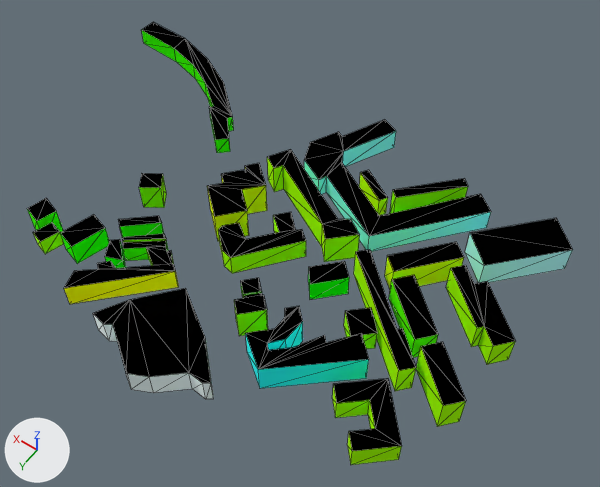
The glTF model web/public/assets/cities/london/tiles/14_-7.far.glb: old version first, new version second.
Camera for both pictures: a camera (50 mm lens) standing at (3529.0, -1406.0, 364.0) and looking at (3695.0, -1637.0, 1.0). Arrows for +X, +Y and +Z are at lower left; the lights stay in place. The older version comes first. Mesh edges are drawn as thin lines. Where no turn or scale is listed for an object, it has been applied to the vertices. Vertices at exactly the same position are counted once.

Script lines for the objects in view, before the commit:
```python
me_14__7_far = bpy.data.meshes.new('14_-7_far')
me_14__7_far.from_pydata(...)  # 388 vertices, 532 faces; spans x -161.0..161.0, y -112.0..112.0, z -11.0..11.0
# faces by material slot: [396, 136]
me_14__7_far.materials.append(mat_facade)
me_14__7_far.materials.append(mat_roof)
ob_14__7_far = bpy.data.objects.new('14_-7_far', me_14__7_far)
ob_14__7_far.location = (3729.0, -1630.6, 3.4)
```
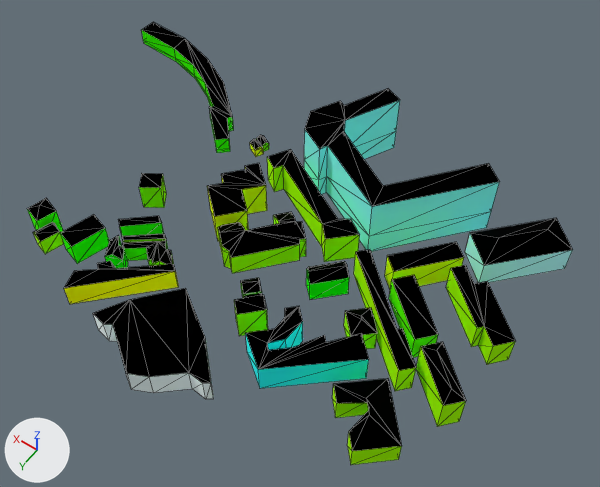
Where the newer file only moved an object's origin or applied its transform, the numbers keep the older frame.

The change in detail:
me_14__7_far is used by ob_14__7_far; location (3729.0, -1630.6, 3.4).
me_14__7_far had 388 vertices, 532 faces and spanned x -161.0..161.0, y -112.0..112.0, z -11.0..11.0.
me_14__7_far now has 541 vertices, 782 faces and spans x -161.0..161.0, y -112.0..112.0, z -11.0..28.0.
me_14__7_far part 1: a new loose piece of 13 vertices spanning x 28.0..38.0, y -59.0..-51.0, z -11.0..-3.0.
Part 2, on me_14__7_far:
92 faces are deleted.
121 vertices are added at x -149.0..161.0, y -104.0..76.0, z -11.0..14.0.
14 new vertices lie (0.0, 0.0, 25.0) away from vertices in x -111.0..3.0, y -112.0..-29.0, z 3.0.
5 new vertices lie (0.0, 0.0, 5.0) away from vertices in x -6.0..37.0, y -65.0..26.0, z -11.0..3.0.
209 new faces join them, mat_facade.
116 new faces join them, mat_roof.

Boxes (x1, y1, x2, y2) around the edits, measured in the pictures (600 x 487 px):
part 1 of me_14__7_far, added
    after: (250, 139, 263, 157)
part 2 of me_14__7_far, built on
    both: (27, 31, 573, 451)
